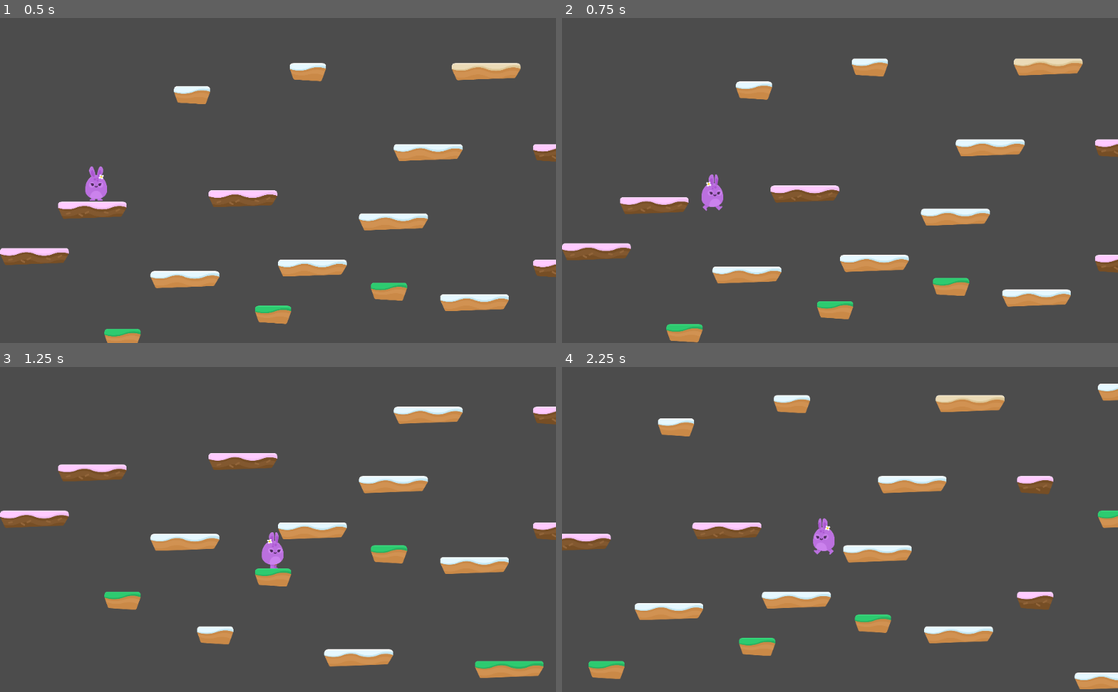
Above: before the commit, frames 1-4 (two rows, left to right).
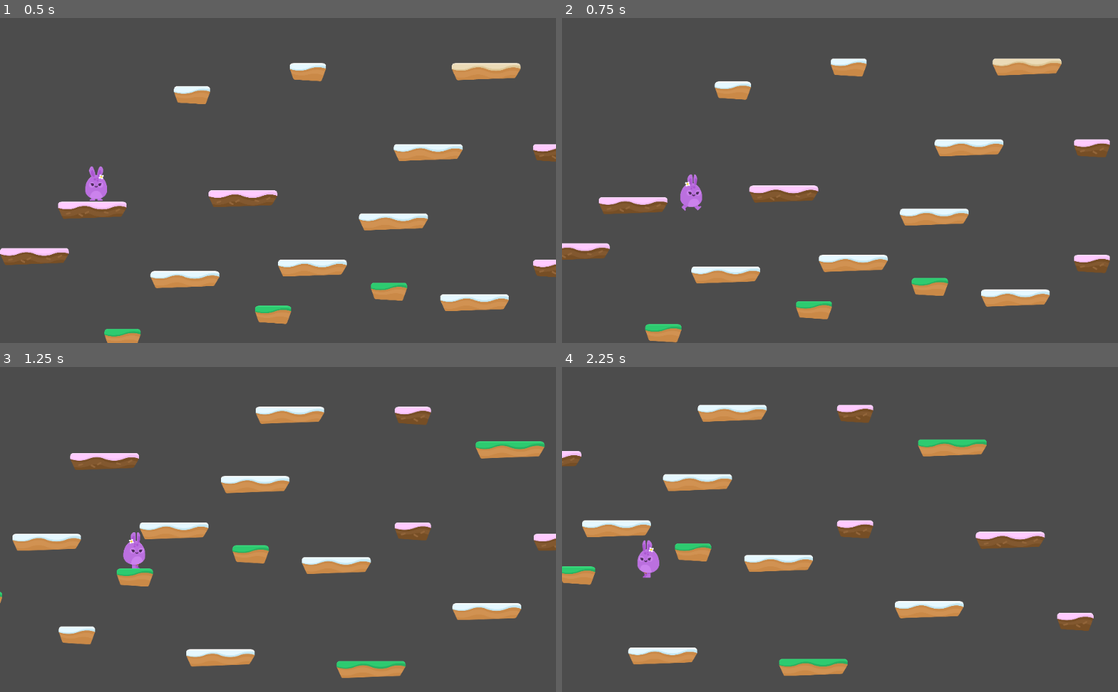
Above: after the commit, the same moments.

Repository: TheJessicaBohn/discovering-godot-course
Game: Godot game, scene res://Levels/Level1.tscn
Same seed, same stepped clock (60 frames per second), same inputs: the game is played once before the commit and once after it.
Inputs:
- Up to frame 1 (0.5 s): no input
- Up to frame 2 (0.75 s): hold D (right) from 0.53 s (still down)
- Up to frame 3 (1.25 s): keep holding D (right); tap W (jump) at 0.77 s
- Up to frame 4 (2.25 s): tap W (jump) at 1.52 s; release D (right) at 2.03 s; hold A (left) from 2.03 s (still down)

Frame 1 is identical in both runs. In frame 2, 7.9% of the frame differs, in the area x 0-100%, y 12-100%; in frame 3, 15%; in frame 4, 15%, in the area x 0-100%, y 5-100%.

Commit message:
Add is_on_ceiling and put the bunny on the left os the camera

Diff:
--- a/Hoppy Days/Player/Player.gd
+++ b/Hoppy Days/Player/Player.gd
@@ -20,6 +20,8 @@
 func apply_gravity():
 	if is_on_floor():
 		motion.y = 0
+	elif is_on_ceiling():
+		motion.y = 1
 	else:
 		motion.y += GRAVITY
 
@@ -37,5 +39,6 @@
 	else:
 		motion.x = 0
 
+
 func animate():
 	emit_signal("animate", motion)
--- a/Hoppy Days/Player/Player.tscn
+++ b/Hoppy Days/Player/Player.tscn
@@ -19,9 +19,9 @@
 shape = SubResource( 1 )
 
 [node name="PlayerAnimation" parent="." instance=ExtResource( 1 )]
-frame = 1
 
 [node name="Camera2D" type="Camera2D" parent="."]
+position = Vector2( 1000, 0 )
 current = true
 zoom = Vector2( 3, 3 )
 limit_left = 0
